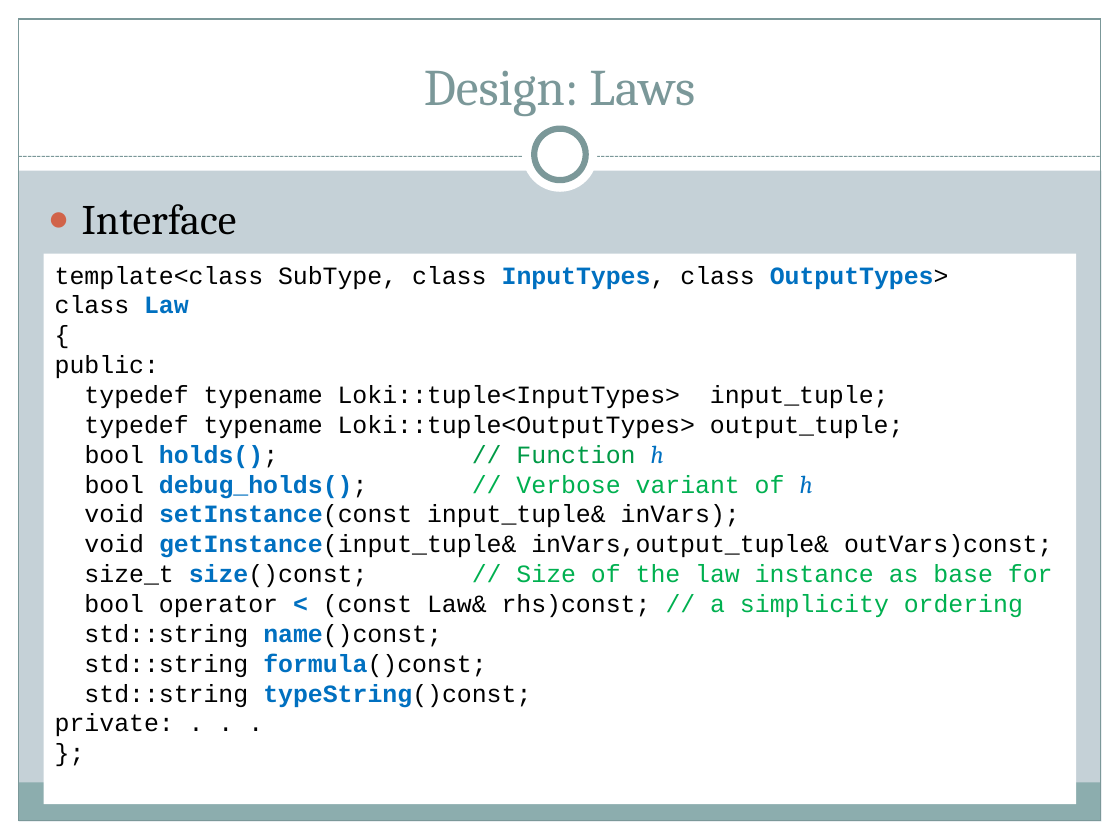
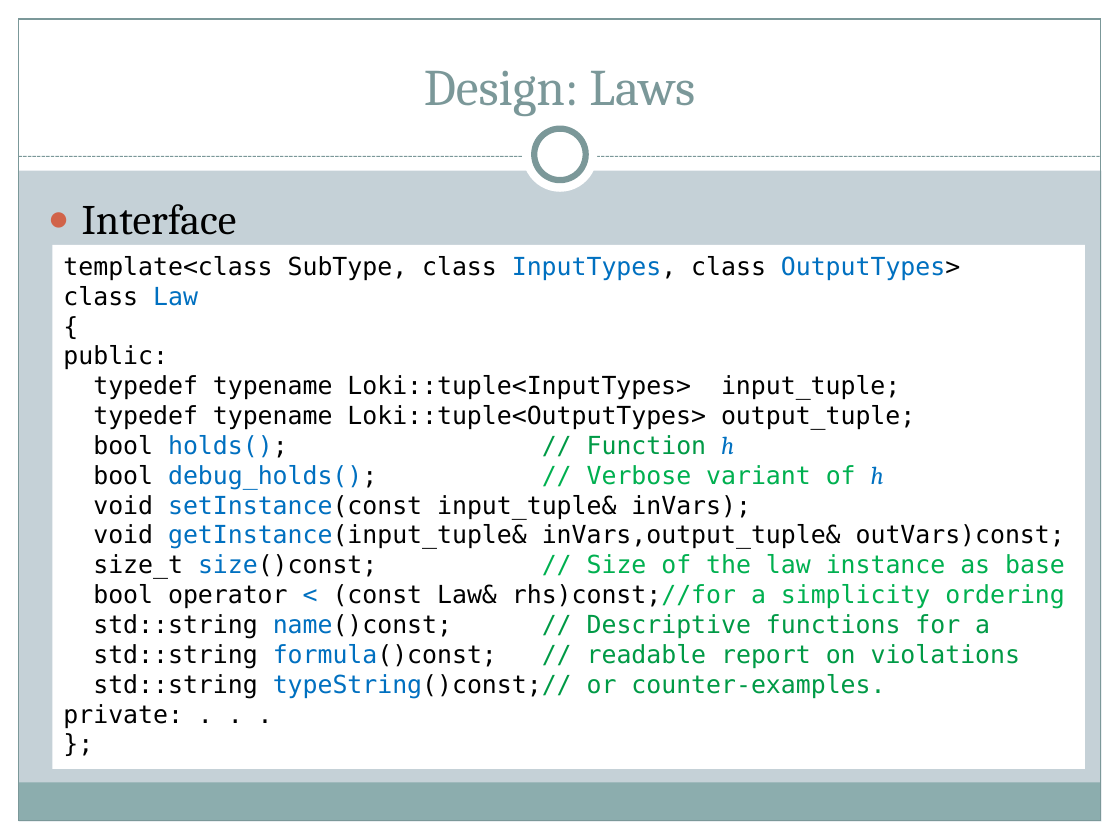
Before and after one commit to ryppl/boost-history, a slide deck: slide 17 of itl/libs/validate/doc/boostcon2010/BoostAlabaster.pptx (slide 16 before the commit). Drawn at 1120x840 pixels with LibreOffice and Linux fonts; fonts in the diff are those of the drawing. Boxes give left, top, right and bottom in pixels: in the first picture for what was removed or moved away, otherwise in the second. Text is boxed around its words. In the diff, an @@ line names an element or a change of style, - is before the commit and + after.

```diff
--- a/itl/libs/validate/doc/boostcon2010/BoostAlabaster.pptx
+++ b/itl/libs/validate/doc/boostcon2010/BoostAlabaster.pptx
@@ rectangle "template<class SubType, class InputTypes, class ...": place and size @@
-rectangle "template<class SubType, class InputTypes, class ..." at bbox=[44, 254, 1076, 804]
+rectangle "template<class SubType, class InputTypes, class ..." at bbox=[53, 245, 1085, 769]
@@ text in rectangle at bbox=[63, 256, 1065, 729]: font Courier New to DejaVu Sans Mono in "template<class SubType, class InputTypes, class OutputTypes>", "class Law", "{", "public:" and 8 more places; bold off in "InputTypes, OutputTypes>", "Law", "holds();", "debug_holds();" and 2 more places @@
@@ text in rectangle at bbox=[93, 554, 1065, 699]: text changed; font Courier New to DejaVu Sans Mono @@
-size_t size()const; // Size of the law instance as base for
-bool operator < (const Law& rhs)const; // a simplicity ordering
-std::string name()const;
-std::string formula()const;
-std::string typeString()const;
+size_t size()const; // Size of the law instance as base
+bool operator < (const Law& rhs)const;//for a simplicity ordering
+std::string name()const; // Descriptive functions for a
+std::string formula()const; // readable report on violations
+std::string typeString()const;// or counter-examples.
```
Also in this commit, not shown: 20 other slides changed, 17 slides added, 39 other files.
